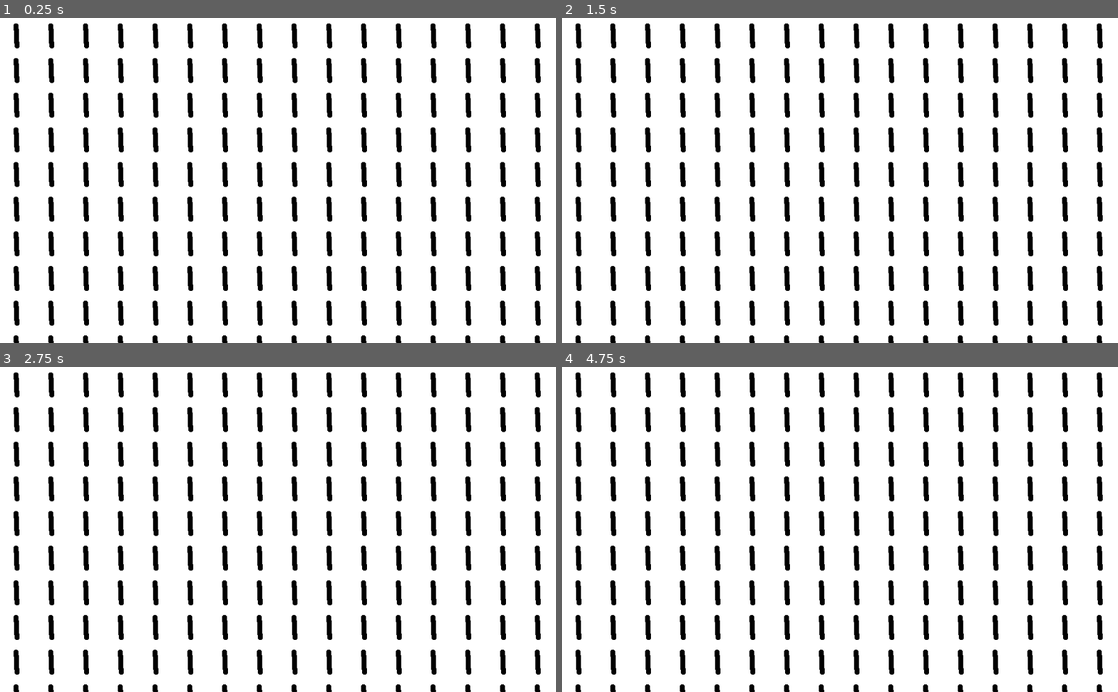
Above: before the commit, frames 1-4 (two rows, left to right).
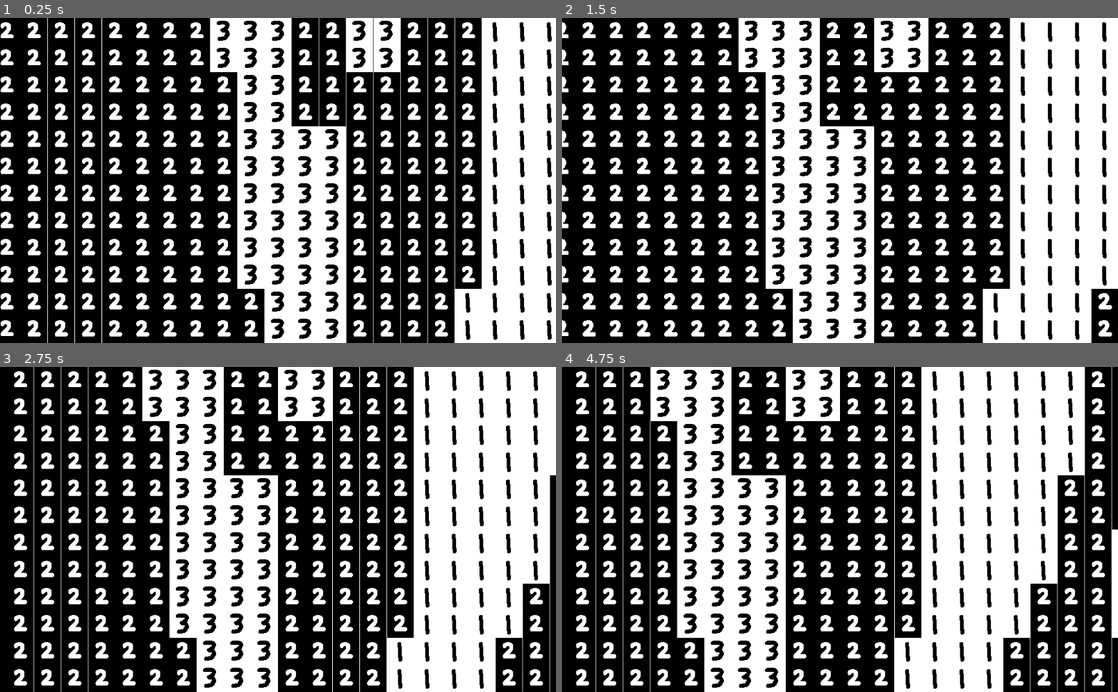
Above: after the commit, the same moments.

Repository: rchin157/gamejamNov2020
Game: Godot game, scene res://Level/Level.tscn
Two runs of this game, one before a commit and one after it. Both use one fixed random seed, a clock stepped at 60 frames per second and the inputs below. The project has no main scene, so this scene is started directly.
Inputs:
- Up to frame 1 (0.25 s): no input
- Up to frame 2 (1.5 s): no input
- Up to frame 3 (2.75 s): no input
- Up to frame 4 (4.75 s): no input

The runs differ from the first frame. In frame 1, 62% of the frame differs, in the area x 0-100%, y 0-100%; in frame 2, 59%; in frame 3, 58%; in frame 4, 57%.

Commit message:
tweak generation

Diff:
--- a/Level.gd
+++ b/Level.gd
@@ -9,19 +9,29 @@
 
 var levelHeight = 12
 var levelWidth = 24
+var cellwidth = 64
+var scrollPeriod = 1
+var cellsPassed = levelWidth
+
+var noise = OpenSimplexNoise.new()
 
 onready var tilemap = get_node("TileMap")
+onready var camera = get_node("Camera2D")
 
 # Called when the node enters the scene tree for the first time.
 func _ready():
+	initNoise()
 	generateInitialTiles()
 
 # Called every frame. 'delta' is the elapsed time since the previous frame.
 func _process(delta):
-	currentScroll += 1
-	if currentScroll == 120:
+	var step = delta / scrollPeriod * cellwidth
+	currentScroll += step
+	if currentScroll >= cellwidth:
 		newColumn()
 		currentScroll = 0
+	camera.offset = Vector2(currentScroll, 0)
+
 
 func generateInitialTiles():
 	for i in range(levelWidth):
@@ -29,12 +39,25 @@
 		tiles[i] = []
 		for j in range(levelHeight):
 			tiles[i].append([])
-			tiles[i][j] = 0
-			tilemap.set_cell(i, j, 0)
+			var tileval = int(floor((noise.get_noise_2d(i * 2, j / 2) + 1.0) / 2.0 * 3.0))
+			tiles[i][j] = tileval
+			tilemap.set_cell(i, j, tileval)
 
 func newColumn():
-	for i in range(levelWidth):
-		for j in range(levelHeight - 1):
-			tiles[i][j] = tiles[i][j + 1]
+	for i in range(levelWidth - 1):
+		for j in range(levelHeight):
+			tiles[i][j] = tiles[i + 1][j]
+			tilemap.set_cell(i, j, tiles[i][j])
 	for j in range(levelHeight):
-		tiles[levelWidth - 1][j] = 1
+		var tileval = int(floor((noise.get_noise_2d(cellsPassed * 2, j / 2) + 1.0) / 2.0 * 3.0))
+		tiles[levelWidth - 1][j] = tileval
+		tilemap.set_cell(levelWidth - 1, j, tileval)
+		# print(tileval)
+	cellsPassed += 1
+
+func initNoise():
+	noise.seed = randi()
+	noise.lacunarity = 3.0
+	noise.octaves = 2
+	noise.period = 20.0
+	noise.persistence = 0.8
--- a/Level/Level.tscn
+++ b/Level/Level.tscn
@@ -32,6 +32,34 @@
 1/shape_one_way_margin = 0.0
 1/shapes = [  ]
 1/z_index = 0
+2/name = "testtileset.png 2"
+2/texture = ExtResource( 2 )
+2/tex_offset = Vector2( 0, 0 )
+2/modulate = Color( 1, 1, 1, 1 )
+2/region = Rect2( 128, 0, 64, 64 )
+2/tile_mode = 0
+2/occluder_offset = Vector2( 0, 0 )
+2/navigation_offset = Vector2( 0, 0 )
+2/shape_offset = Vector2( 0, 0 )
+2/shape_transform = Transform2D( 1, 0, 0, 1, 0, 0 )
+2/shape_one_way = false
+2/shape_one_way_margin = 0.0
+2/shapes = [  ]
+2/z_index = 0
+3/name = "testtileset.png 3"
+3/texture = ExtResource( 2 )
+3/tex_offset = Vector2( 0, 0 )
+3/modulate = Color( 1, 1, 1, 1 )
+3/region = Rect2( 192, 0, 64, 64 )
+3/tile_mode = 0
+3/occluder_offset = Vector2( 0, 0 )
+3/navigation_offset = Vector2( 0, 0 )
+3/shape_offset = Vector2( 0, 0 )
+3/shape_transform = Transform2D( 1, 0, 0, 1, 0, 0 )
+3/shape_one_way = false
+3/shape_one_way_margin = 0.0
+3/shapes = [  ]
+3/z_index = 0
 
 [node name="Node2d" type="Node2D"]
 script = ExtResource( 1 )
@@ -39,3 +67,8 @@
 [node name="TileMap" type="TileMap" parent="."]
 tile_set = SubResource( 1 )
 format = 1
+
+[node name="Camera2D" type="Camera2D" parent="."]
+anchor_mode = 0
+current = true
+zoom = Vector2( 1.28, 1.28 )
Binary file changed: Tiles/testtileset.png
